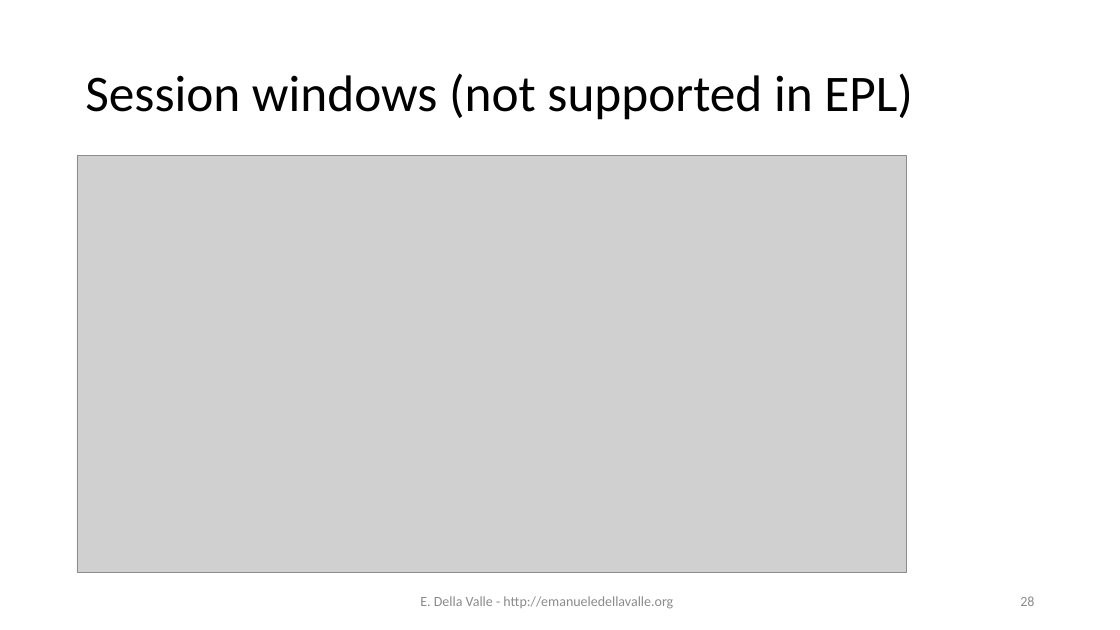
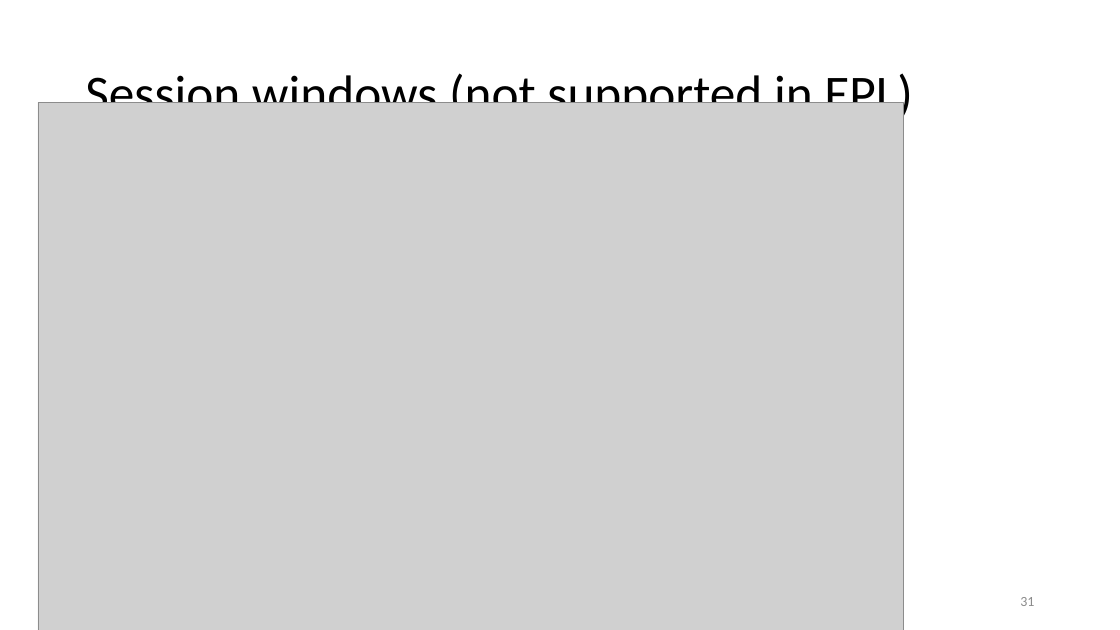
Before and after one commit to eugeniovaretti/streaming-data-analytics, a slide deck: slide 31 of lectures/02_EPL/02_VerticallyScalableSolution_Esper+EPL.pptx (slide 28 before the commit). Drawn at 1120x630 pixels with LibreOffice and Linux fonts; fonts in the diff are those of the drawing; grey boxes stand for pictures. Boxes give left, top, right and bottom in pixels: in the first picture for what was removed or moved away, otherwise in the second. Text is boxed around its words. In the diff, an @@ line names an element or a change of style, - is before the commit and + after.

```diff
--- a/lectures/02_EPL/02_VerticallyScalableSolution_Esper+EPL.pptx
+++ b/lectures/02_EPL/02_VerticallyScalableSolution_Esper+EPL.pptx
@@ picture resized from (x1=77, y1=155, x2=907, y2=573) to (x1=38, y1=103, x2=903, y2=630) @@
@@ text removed at (x1=420, y1=596, x2=673, y2=609) @@
-E. Della Valle - http://emanueledellavalle.org
@@ page number at (x1=1020, y1=597, x2=1034, y2=606): text changed @@
-28
+31
```
Also in this commit, not shown: 8 other slides changed, 4 slides added, 1 slide removed, 4 other files.
